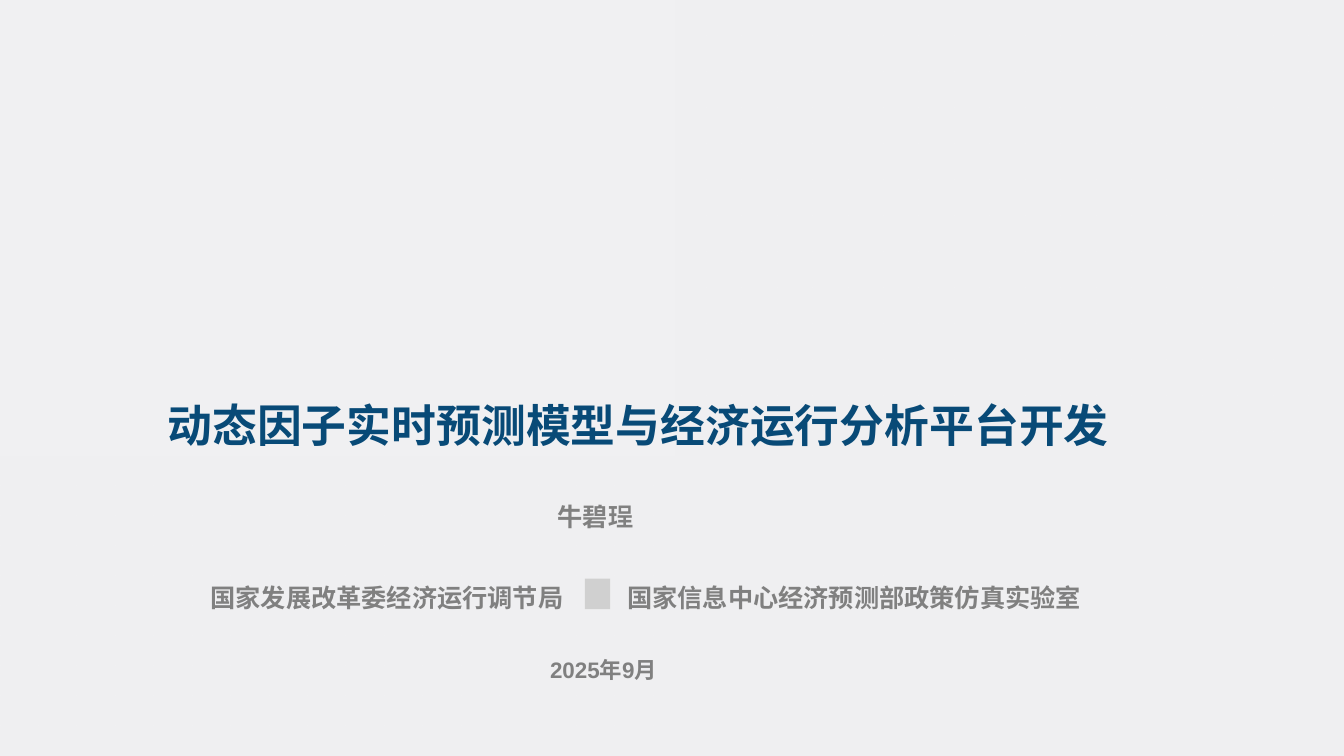
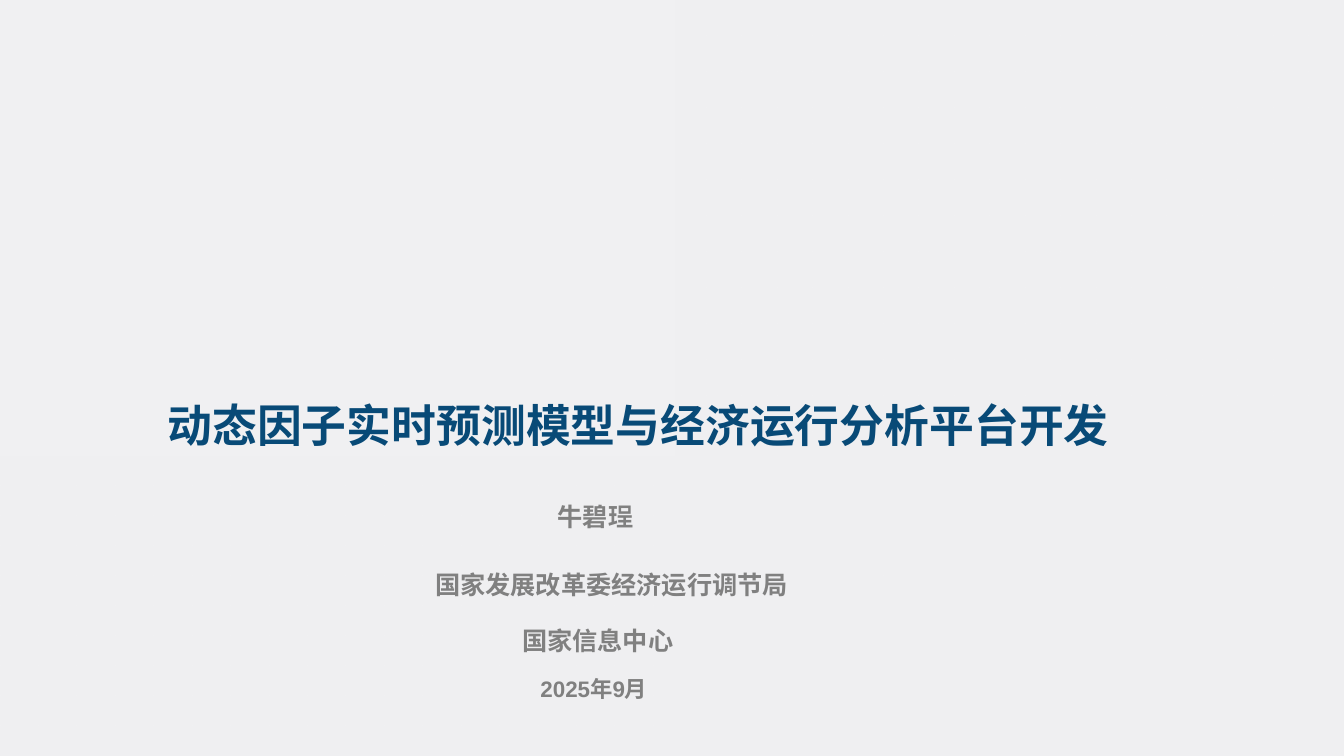
Before and after one commit to BichengNiu/HTFA_v1.1, a slide deck: slide 1 of docs/工业增加值实时预测模型及系统开发0904.pptx. Drawn at 1344x756 pixels with LibreOffice and Linux fonts; fonts in the diff are those of the drawing; grey boxes stand for pictures; background and template pictures are left out. Boxes give left, top, right and bottom in pixels: in the first picture for what was removed or moved away, otherwise in the second. Text is boxed around its words. In the diff, an @@ line names an element or a change of style, - is before the commit and + after.

```diff
--- a/docs/工业增加值实时预测模型及系统开发0904.pptx
+++ b/docs/工业增加值实时预测模型及系统开发0904.pptx
@@ text "国家发展改革委经济运行调节局": place and size @@
-text "国家发展改革委经济运行调节局" at [210,585,563,609]
+text "国家发展改革委经济运行调节局" at [435,572,788,596]
@@ picture removed at [585,579,610,609] @@
@@ text at [522,628,673,652]: text changed @@
-国家信息中心经济预测部政策仿真实验室
+国家信息中心
@@ text "2025年9月": place and size @@
-text "2025年9月" at [550,660,657,680]
+text "2025年9月" at [540,679,647,699]
```
Also in this commit, not shown: 10 other files.
